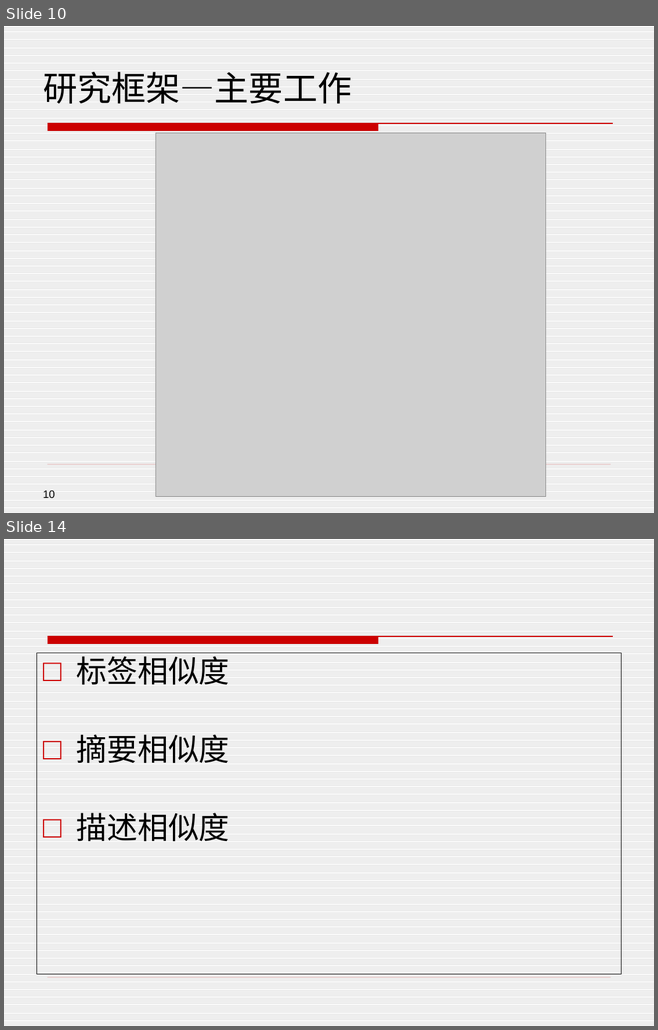
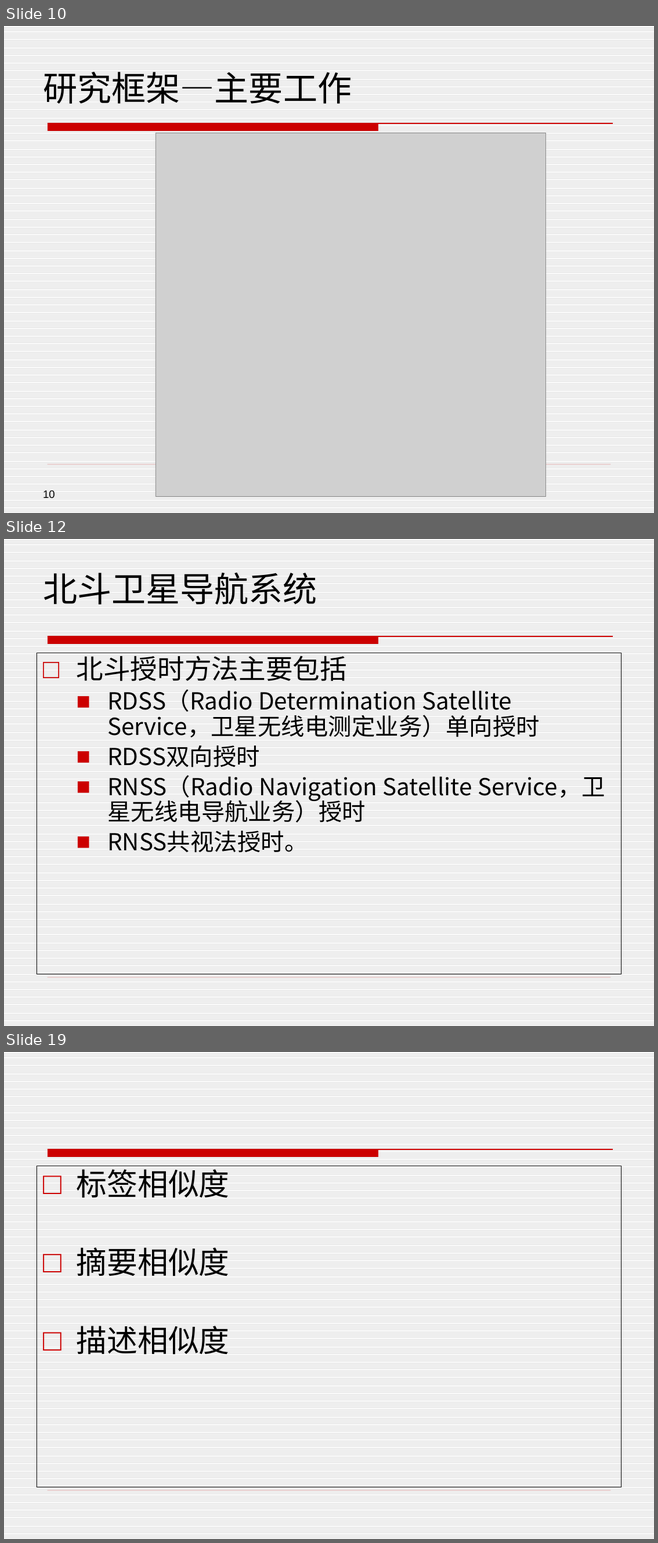
Before and after one commit to henryzhao/graduate, a slide deck: 赵玉琦硕士论文答辩.pptx. Shown one above the other, each under a label of ours: slides 10 and 14 before the commit, slides 10, 12 and 19 after it; the slides between them are not shown. The pictures are 658x1030 and 658x1543 pixels, drawn with LibreOffice and Linux fonts; fonts in the diff are those of the drawing; grey boxes stand for pictures; background and template pictures are left out. Boxes give left, top, right and bottom in pixels: in the first picture for what was removed or moved away, otherwise in the second. Text is boxed around its words. In the diff, an @@ line names an element or a change of style, - is before the commit and + after.

```diff
--- a/赵玉琦硕士论文答辩.pptx
+++ b/赵玉琦硕士论文答辩.pptx
@@ slide 12 added at [4,539,654,1026], background pattern #DDDDDD on #FFFFFF; not listed: 2 template elements that a slide beside it also shows @@
@@ title added at [43,573,317,605], 38 pt, text #000000 @@
+北斗卫星导航系统
@@ text added at [36,653,621,974], outline #000000 0.75 pt, 26 pt, text #000000 @@
+□ 北斗授时方法主要包括
+  ■ RDSS（Radio Determination Satellite Service，卫星无线电测定业务）单向授时
+  ■ RDSS双向授时
+  ■ RNSS（Radio Navigation Satellite Service，卫星无线电导航业务）授时
+  ■ RNSS共视法授时。
@@ what was slide 14 is now slide 19 @@
```
Also in this commit, not shown: 1 slide changed, 6 other slides added, 2 slides removed, 1 other file.
